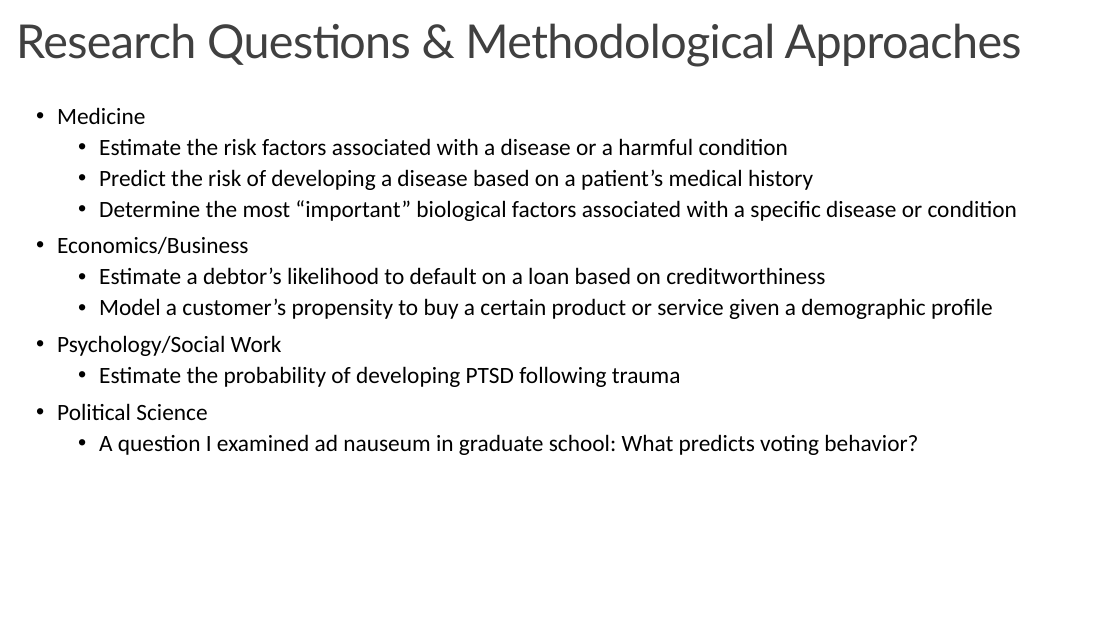
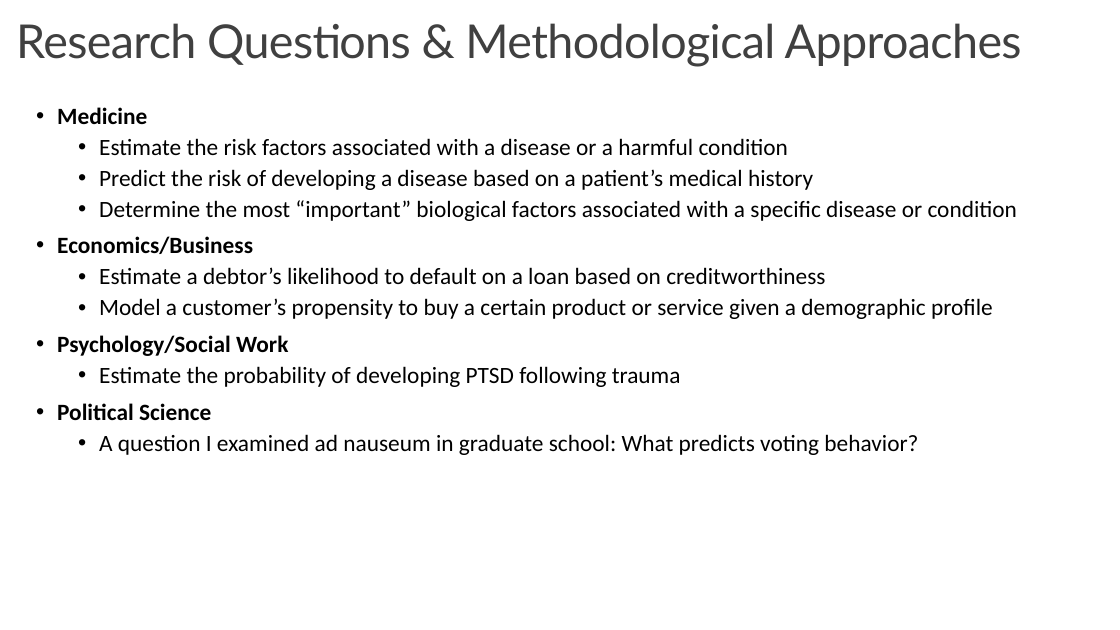
Before and after one commit to bigdataforsocialjustice/stats-for-social-justice, a slide deck: slide 3 of slides/logistic/logistic_regression.pptx. Drawn at 1120x630 pixels with LibreOffice and Linux fonts; fonts in the diff are those of the drawing. Boxes give left, top, right and bottom in pixels: in the first picture for what was removed or moved away, otherwise in the second. Text is boxed around its words. In the diff, an @@ line names an element or a change of style, - is before the commit and + after.

```diff
--- a/slides/logistic/logistic_regression.pptx
+++ b/slides/logistic/logistic_regression.pptx
@@ text at [57, 107, 288, 420]: bold on in "Medicine", "Economics/Business", "Psychology/Social Work", "Political Science" @@
```
Also in this commit, not shown: 7 other slides changed.
